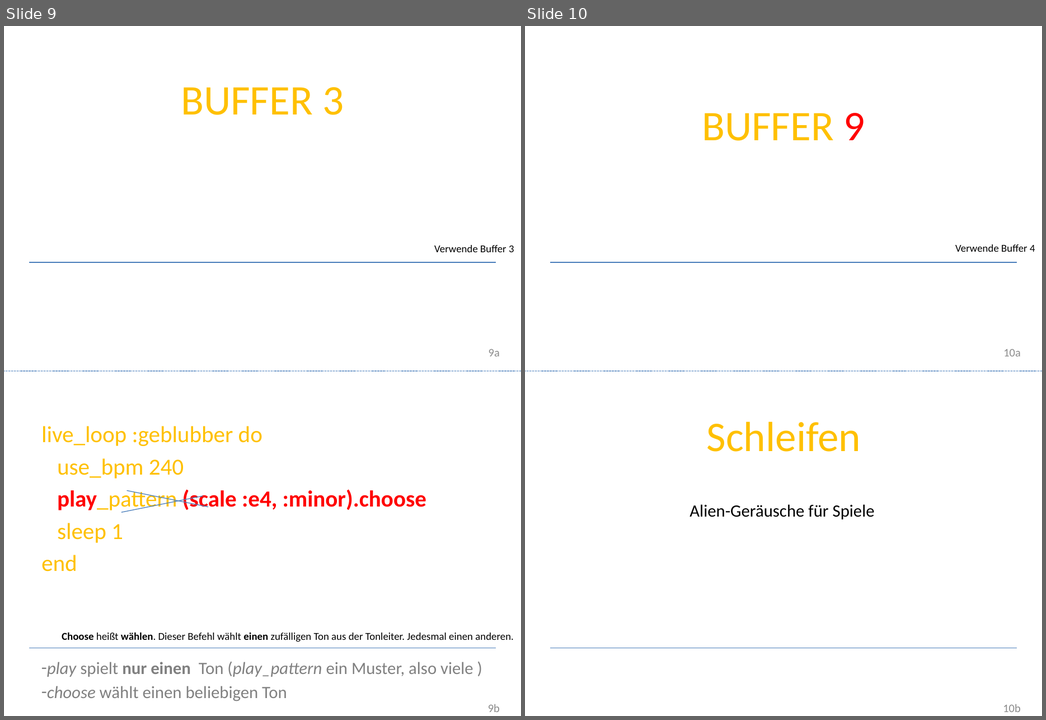
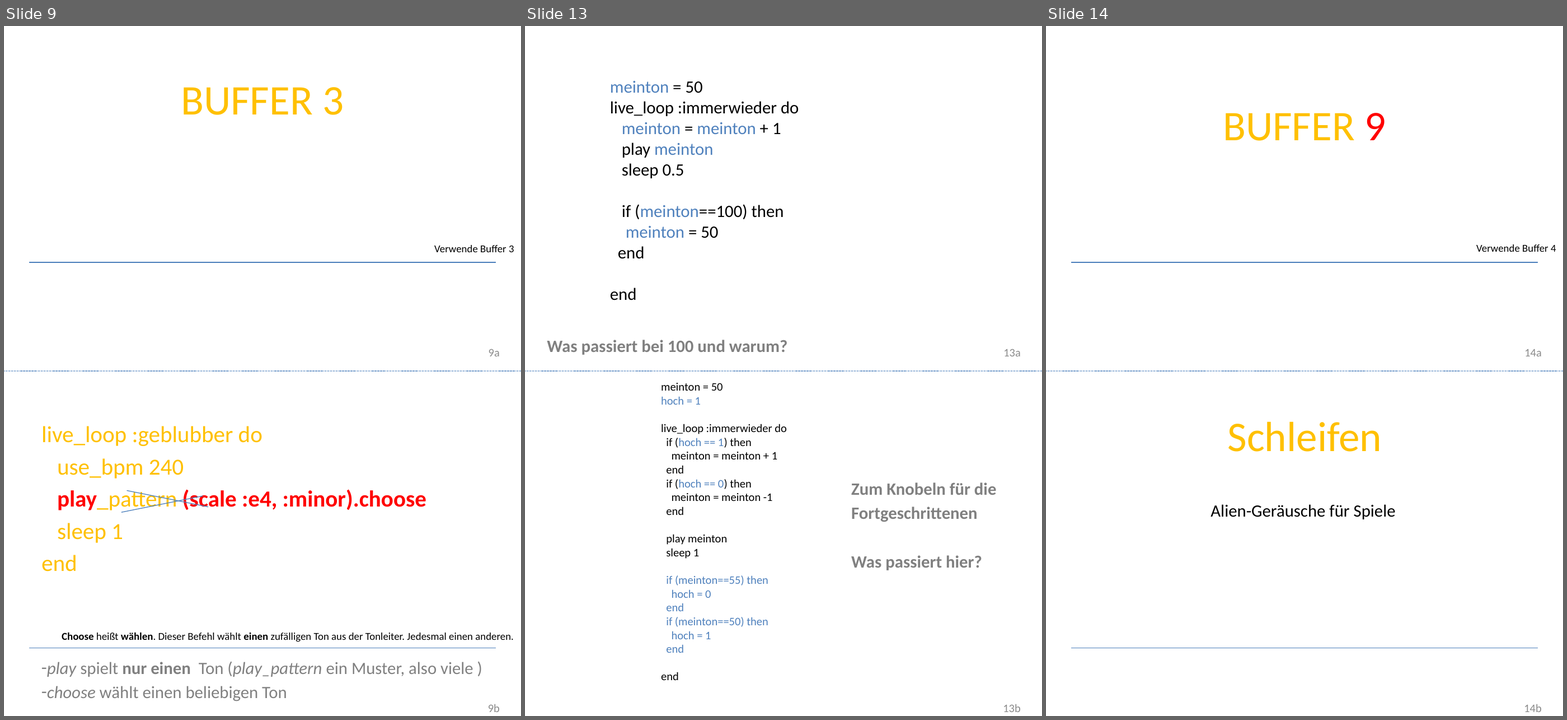
Before and after one commit to Devoxx4KidsDE/SonicPI, a slide deck: presentation/de/Sonic PI Workshop_de.pptx. Shown side by side, each under a label of ours: slides 9 and 10 before the commit, slides 9, 13 and 14 after it; the slides between them are not shown. The pictures are 1046x720 and 1567x720 pixels, drawn with LibreOffice and Linux fonts; fonts in the diff are those of the drawing; background and template pictures are left out. Boxes give left, top, right and bottom in pixels: in the first picture for what was removed or moved away, otherwise in the second. Text is boxed around its words. In the diff, an @@ line names an element or a change of style, - is before the commit and + after.

```diff
--- a/presentation/de/Sonic PI Workshop_de.pptx
+++ b/presentation/de/Sonic PI Workshop_de.pptx
@@ slide 13 added at <box>525,26,1042,716</box>, background #FFFFFF; not listed: 3 template elements that a slide beside it also shows @@
@@ text added at <box>610,81,799,300</box>, 18 pt, text #000000 @@
+meinton = 50
+live_loop :immerwieder do
+meinton = meinton + 1
+play meinton
+sleep 0.5
+if (meinton==100) then
+meinton = 50
+end
+end
@@ text added at <box>547,340,788,355</box>, 18 pt, text #808080, bold @@
+Was passiert bei 100 und warum?
@@ text added at <box>661,383,787,680</box>, 12 pt, text #000000 @@
+meinton = 50
+hoch = 1
+live_loop :immerwieder do
+if (hoch == 1) then
+meinton = meinton + 1
+end
+if (hoch == 0) then
+meinton = meinton -1
+end
+play meinton
+sleep 1
+if (meinton==55) then
+hoch = 0
+end
+if (meinton==50) then
+hoch = 1
+end
+end
@@ text added at <box>851,482,997,570</box>, 18 pt, text #808080, bold @@
+Zum Knobeln für die
+Fortgeschrittenen
+Was passiert hier?
@@ rectangle added at <box>540,643,1027,664</box>, fill #FFFFFF @@
@@ what was slide 10 is now slide 14 @@
@@ page number at <box>1525,349,1542,356</box>: text changed @@
-10a
+14a
@@ page number at <box>1524,704,1542,712</box>: text changed @@
-10b
+14b
```
Also in this commit, not shown: 3 other slides added, 1 other file.
